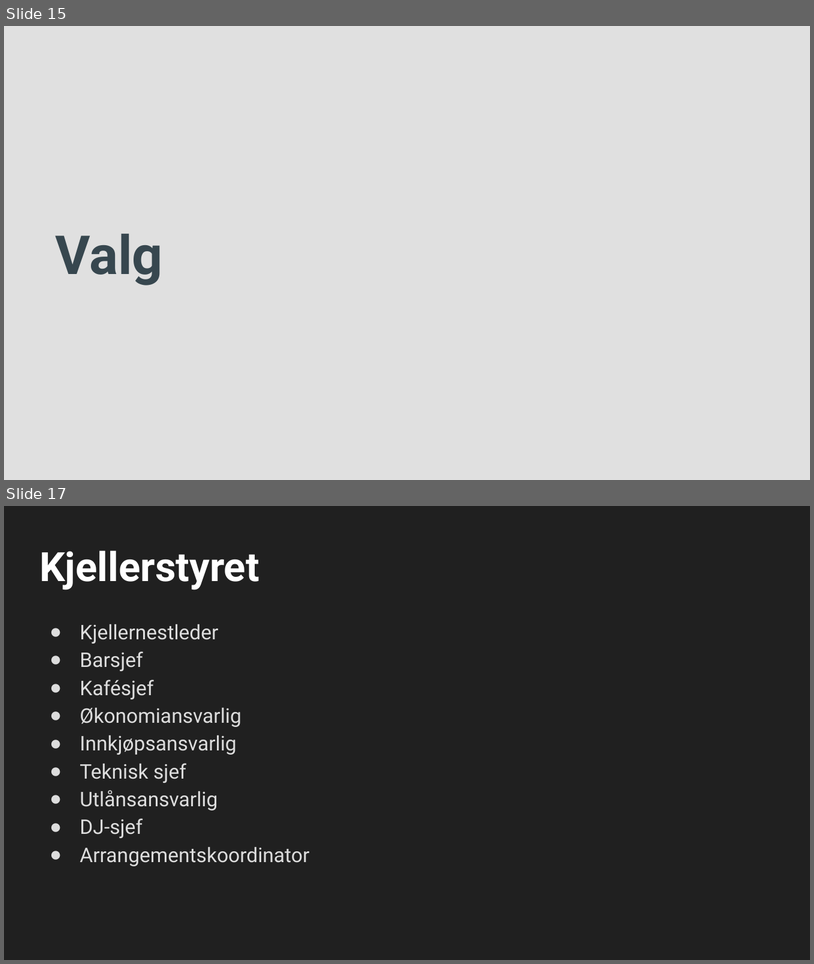
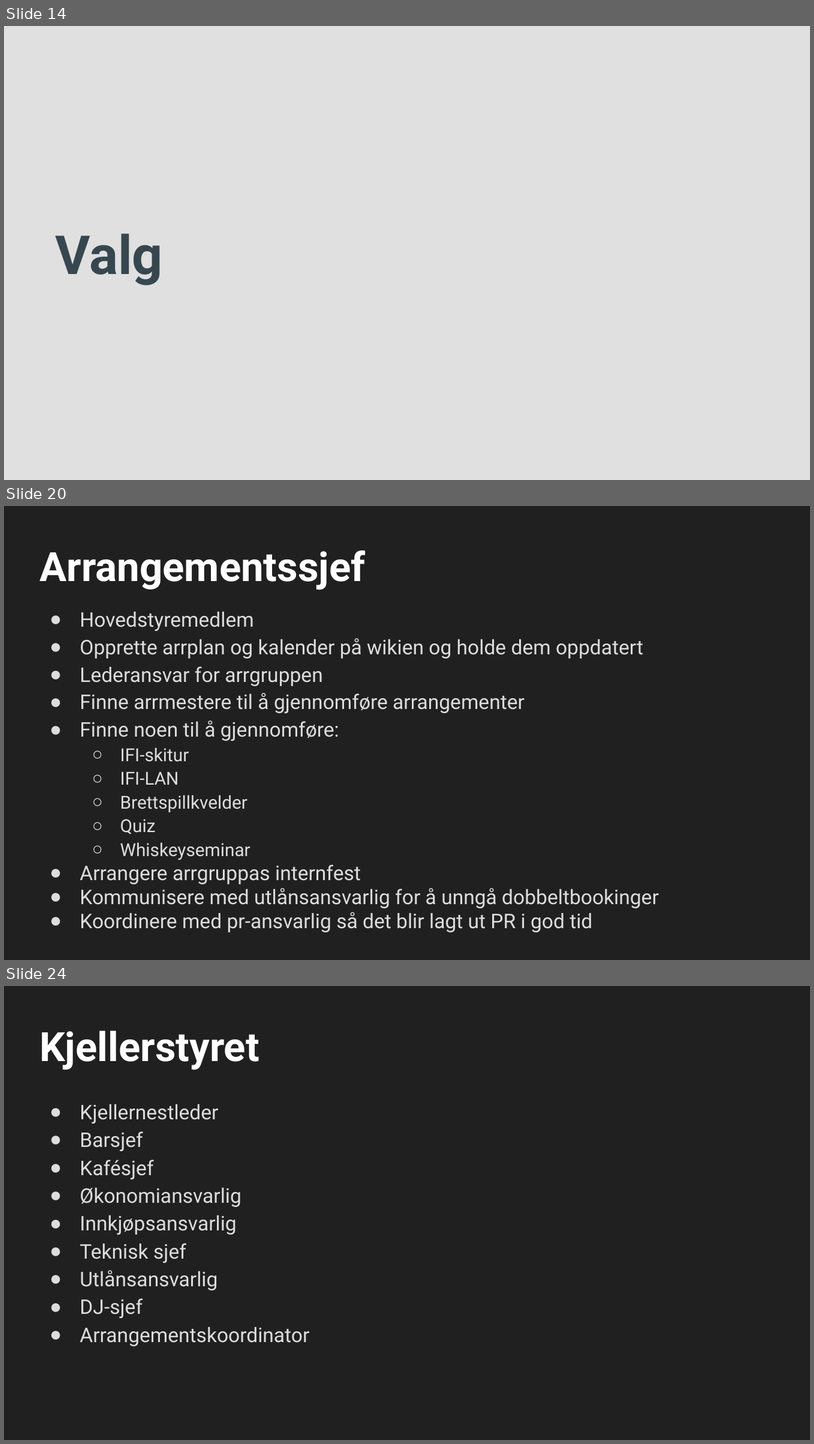
Before and after one commit to cybernetisk/docs, a slide deck: generalforsamling/21H/Generalforsamling H2021.pptx. Shown one above the other, each under a label of ours: slides 15 and 17 before the commit, slides 14, 20 and 24 after it; the slides between them are not shown. The pictures are 814x964 and 814x1444 pixels, drawn with LibreOffice and Linux fonts; fonts in the diff are those of the drawing; background and template pictures are left out. Boxes give left, top, right and bottom in pixels: in the first picture for what was removed or moved away, otherwise in the second. Text is boxed around its words. In the diff, an @@ line names an element or a change of style, - is before the commit and + after.

```diff
--- a/generalforsamling/21H/Generalforsamling H2021.pptx
+++ b/generalforsamling/21H/Generalforsamling H2021.pptx
@@ slide 20 added at [4, 506, 810, 960], background #202020 @@
@@ title added at [39, 550, 365, 590], 36 pt, text #FFFFFF, bold @@
+Arrangementssjef
@@ text added at [80, 612, 659, 932], 18 pt, text #DDDDDD @@
+● Hovedstyremedlem
+● Opprette arrplan og kalender på wikien og holde dem oppdatert
+● Lederansvar for arrgruppen
+● Finne arrmestere til å gjennomføre arrangementer
+● Finne noen til å gjennomføre:
+  ○ IFI-skitur
+  ○ IFI-LAN
+  ○ Brettspillkvelder
+  ○ Quiz
+  ○ Whiskeyseminar
+● Arrangere arrgruppas internfest
+● Kommunisere med utlånsansvarlig for å unngå dobbeltbookinger
+● Koordinere med pr-ansvarlig så det blir lagt ut PR i god tid
@@ what was slide 15 is now slide 14 @@
@@ what was slide 17 is now slide 24 @@
```
Also in this commit, not shown: 3 slides changed, 23 other slides added, 5 slides removed, 3 other files.
